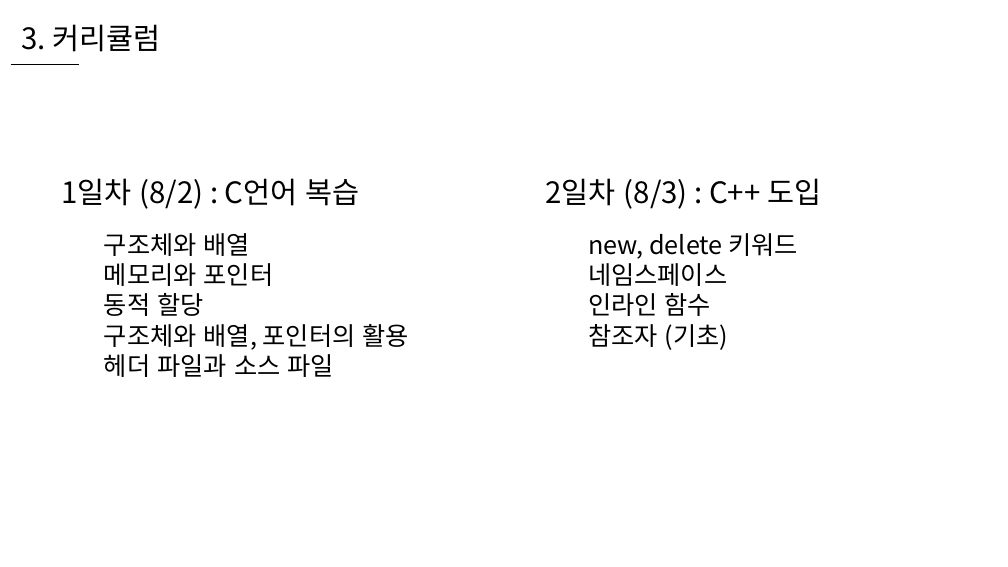
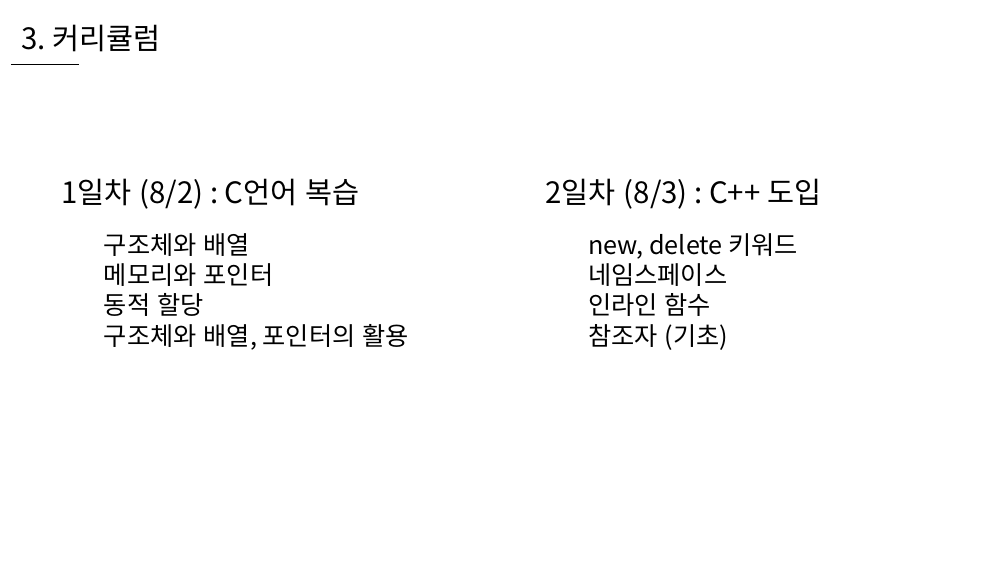
Before and after one commit to WooLyung/2021-RG-Lecture, a slide deck: slide 9 of 수업 자료/0 - 수업 소개.pptx. Drawn at 1008x567 pixels with LibreOffice and Linux fonts; fonts in the diff are those of the drawing. Boxes give left, top, right and bottom in pixels: in the first picture for what was removed or moved away, otherwise in the second. Text is boxed around its words. In the diff, an @@ line names an element or a change of style, - is before the commit and + after.

```diff
--- a/수업 자료/0 - 수업 소개.pptx
+++ b/수업 자료/0 - 수업 소개.pptx
@@ text at bbox=[104, 349, 333, 377]: paragraph removed @@
-헤더 파일과 소스 파일
```
Also in this commit, not shown: 1 other file.
